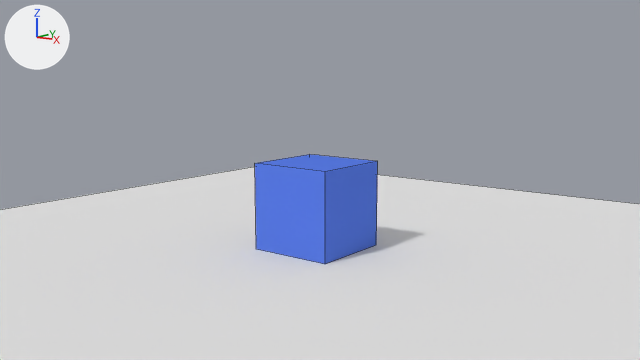
The Blender file release/datafiles/startup.blend as it was, and as the next commit left it.
Before and after are seen from the file's camera 'Camera'. Lighting does not change. The marker at upper left points along +X, +Y and +Z. Mesh edges are drawn as thin lines.
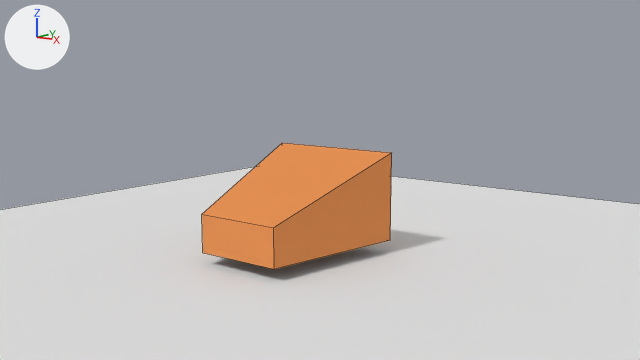
Where the change shows, as pixel boxes (x1, y1, x2, y2) in the pictures (640 x 360 px):
'Cube', recoloured, reshaped, moved (54% wider, 14% taller): before (255, 154, 378, 264); after (202, 143, 392, 269)

The change, as a list of edits to the scene's bpy script:
```text
Change mat_cube:
    mat_cube.base_color: (0.1, 0.2, 0.8) -> (0.8, 0.286, 0.0908)  # blue #597ce7 -> orange #e79255
Change me_cube:
    where me_cube.from_pydata(...)  # 8 vertices, 6 faces; spans x -1.0..1.0, y -1.0..1.0, z -1.0..1.0
    used by ob_cube; location = (0.0, 0.0, 1.0)
    me_cube part 1
    me_cube.vertices[0].co: (1.0, 1.0, -1.0) -> (-1.0, -2.65, -1.0)  # pixel (376, 245) -> pixel (202, 252)
    me_cube.vertices[1].co: (1.0, -1.0, -1.0) -> (-1.59, 0.65, -1.0)  # pixel (325, 264) -> not seen
    me_cube.vertices[2].co: (-1.0, -1.0, -1.0) -> (1.59, 0.65, -1.0)  # pixel (256, 249) -> pixel (390, 240)
    me_cube.vertices[3].co: (-1.0, 1.0, -1.0) -> (1.0, -2.65, -1.0)  # not seen -> pixel (274, 269)
    me_cube.vertices[4].co: (1.0, 1.0, 1.0) -> (-1.0, -2.65, -0.17)  # pixel (377, 161) -> pixel (201, 214)
    me_cube.vertices[5].co: (1.0, -1.0, 1.0) -> (-1.59, 0.65, 1.0)  # pixel (325, 171) -> pixel (282, 142)
    me_cube.vertices[6].co: (-1.0, -1.0, 1.0) -> (1.59, 0.65, 1.0)  # pixel (254, 163) -> pixel (391, 152)
    me_cube.vertices[7].co: (-1.0, 1.0, 1.0) -> (1.0, -2.65, -0.17)  # pixel (309, 154) -> pixel (273, 227)
Change ob_cube:
    ob_cube.location: (0.0, 0.0, 1.0) -> (0.0, 0.0, 0.0)
    add ob_cube.delta_location = (0.0, 0.0, 1.278)
```
